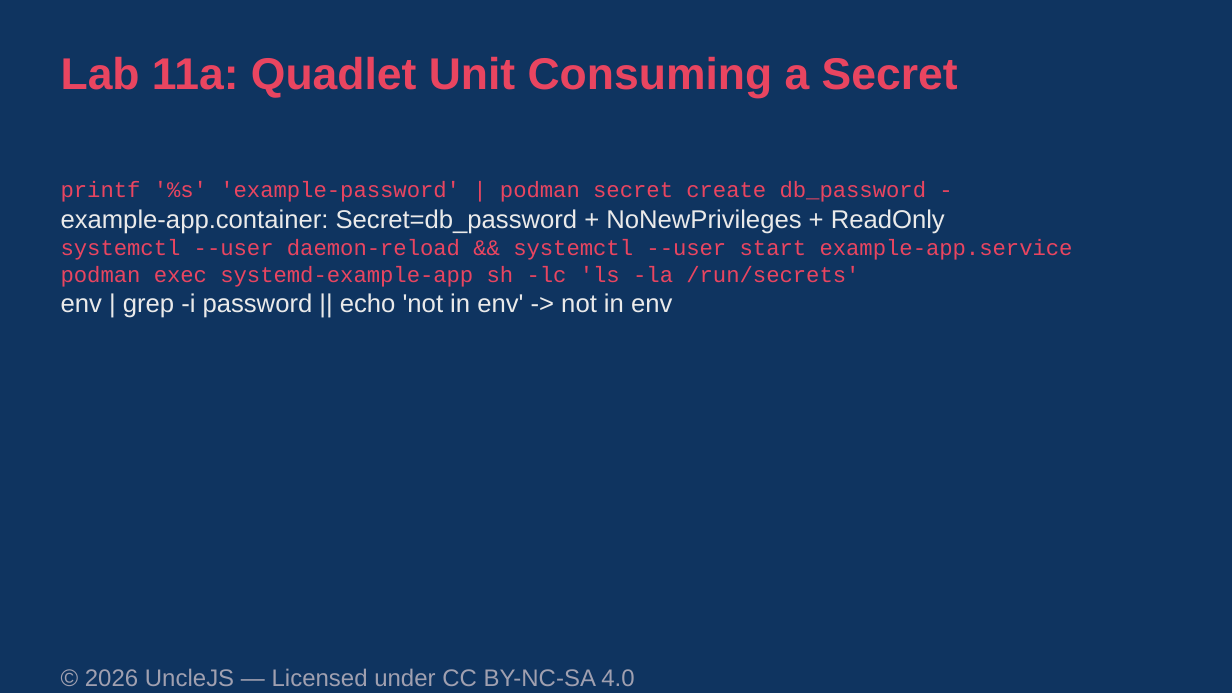
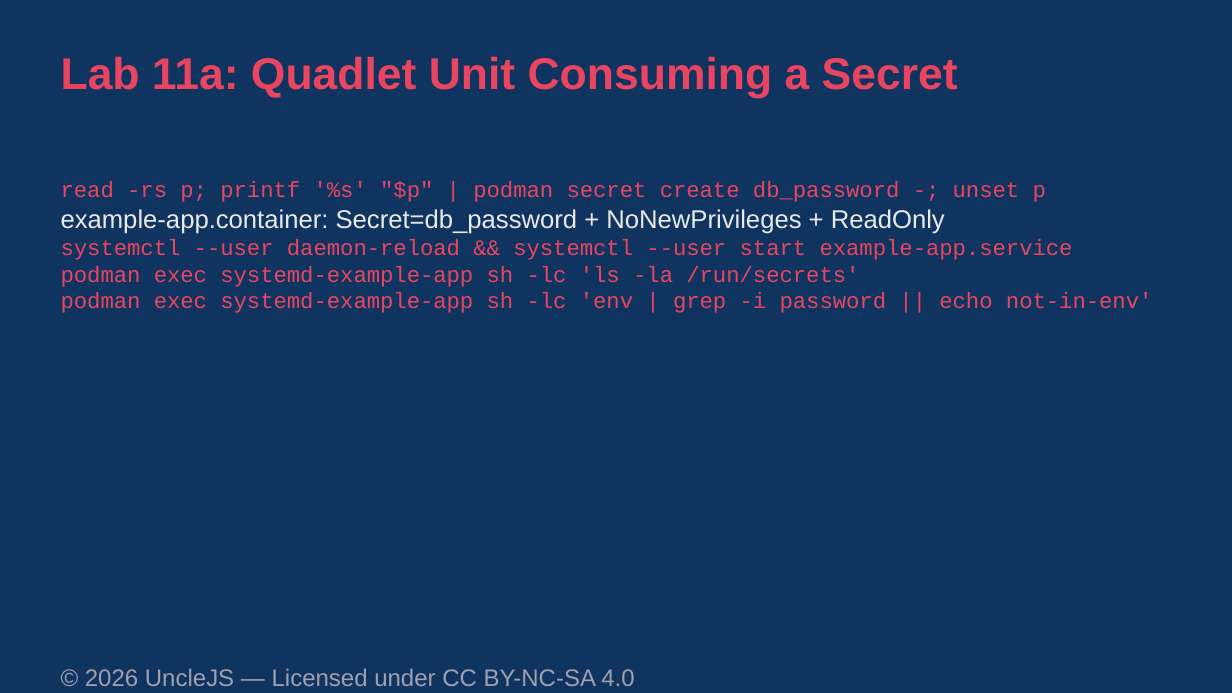
Before and after one commit to UncleJS/course_podman, a slide deck: slide 58 of slides/podman-course.odp. Drawn at 1232x693 pixels with LibreOffice and Linux fonts; fonts in the diff are those of the drawing. Boxes give left, top, right and bottom in pixels: in the first picture for what was removed or moved away, otherwise in the second. Text is boxed around its words. In the diff, an @@ line names an element or a change of style, - is before the commit and + after.

```diff
--- a/slides/podman-course.odp
+++ b/slides/podman-course.odp
@@ text at (x1=61, y1=181, x2=1046, y2=202): text changed @@
-printf '%s' 'example-password' | podman secret create db_password -
+read -rs p; printf '%s' "$p" | podman secret create db_password -; unset p
@@ text at (x1=61, y1=292, x2=1153, y2=313): text changed; size 15 to 13 pt; font Arial to Courier New; text colour #EAEAEA to #E94560 @@
-env | grep -i password || echo 'not in env' -> not in env
+podman exec systemd-example-app sh -lc 'env | grep -i password || echo not-in-env'
```
Also in this commit, not shown: 7 other slides changed, 37 other files.
